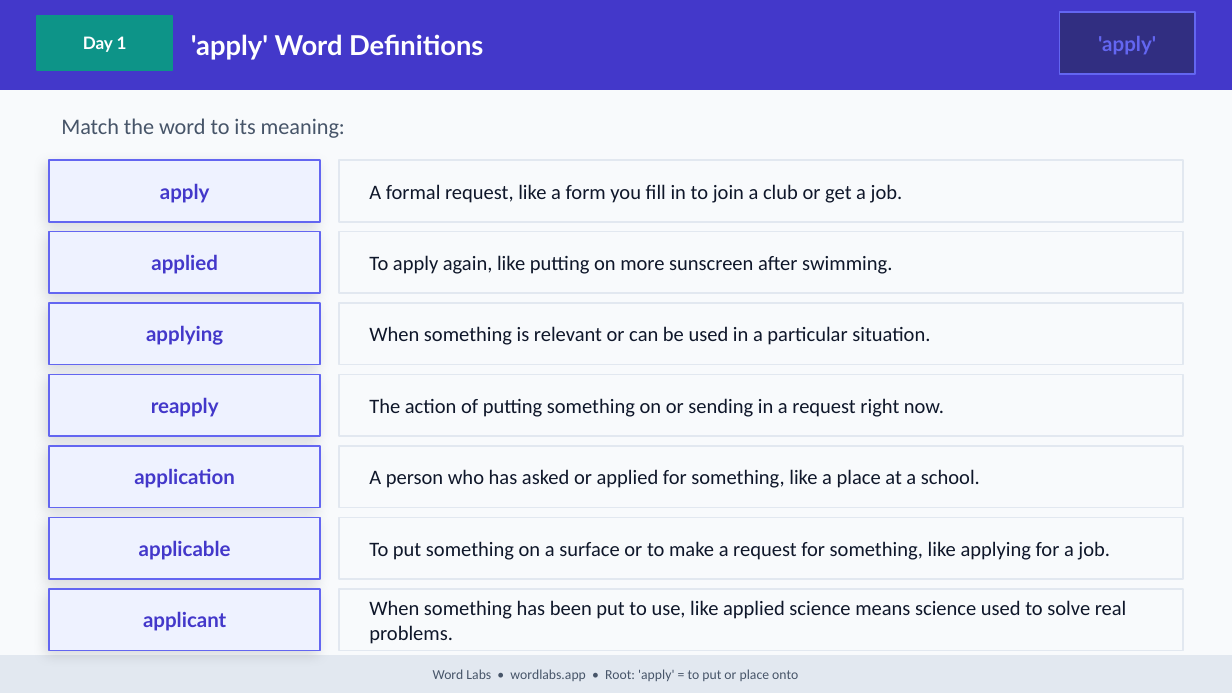
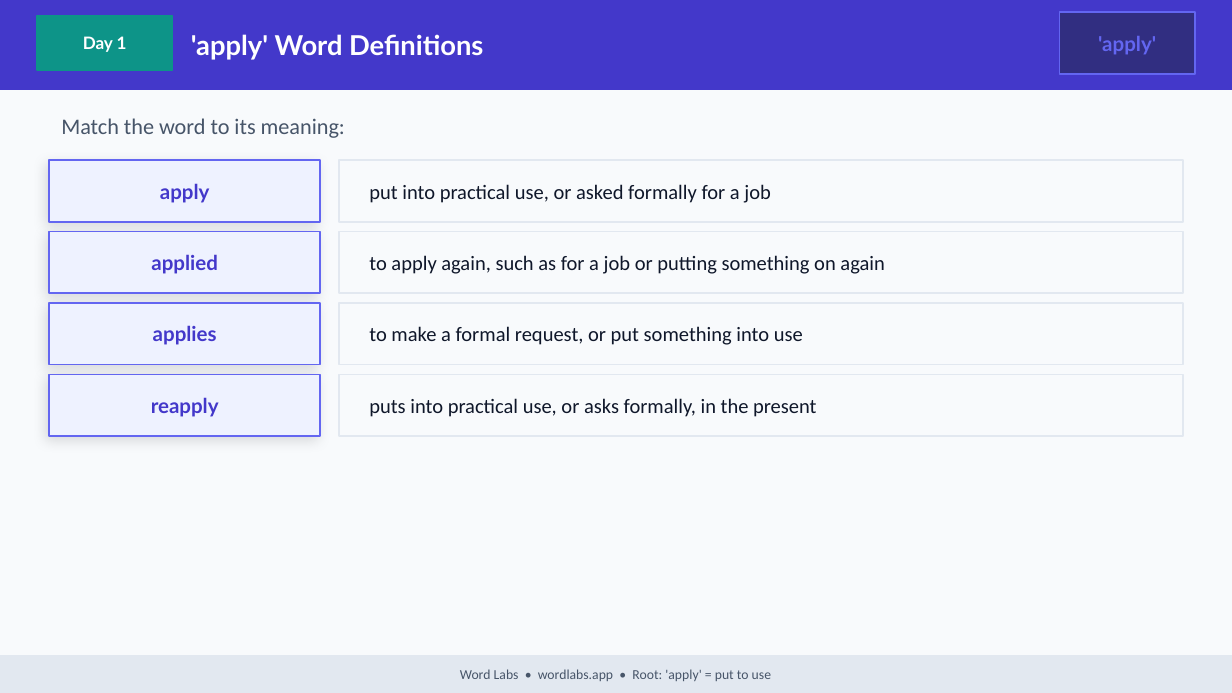
Before and after one commit to NickD135/morphology-builder, a slide deck: slide 8 of output/wordlabs-apply-3day.pptx. Drawn at 1232x693 pixels with LibreOffice and Linux fonts; fonts in the diff are those of the drawing. Boxes give left, top, right and bottom in pixels: in the first picture for what was removed or moved away, otherwise in the second. Text is boxed around its words. In the diff, an @@ line names an element or a change of style, - is before the commit and + after.

```diff
--- a/output/wordlabs-apply-3day.pptx
+++ b/output/wordlabs-apply-3day.pptx
@@ text at <box>369,184,770,203</box>: text changed @@
-A formal request, like a form you fill in to join a club or get a job.
+put into practical use, or asked formally for a job
@@ text at <box>369,255,884,274</box>: text changed @@
-To apply again, like putting on more sunscreen after swimming.
+to apply again, such as for a job or putting something on again
@@ text at <box>153,325,217,345</box>: text changed @@
-applying
+applies
@@ text at <box>369,326,803,345</box>: text changed @@
-When something is relevant or can be used in a particular situation.
+to make a formal request, or put something into use
@@ text at <box>369,398,816,417</box>: text changed @@
-The action of putting something on or sending in a request right now.
+puts into practical use, or asks formally, in the present
@@ rectangle removed at <box>49,446,320,508</box> @@
@@ rectangle removed at <box>339,446,1183,508</box> @@
@@ text removed at <box>134,468,235,488</box> @@
-application
@@ text removed at <box>369,469,980,488</box> @@
-A person who has asked or applied for something, like a place at a school.
@@ rectangle removed at <box>49,517,320,579</box> @@
@@ rectangle removed at <box>339,517,1183,579</box> @@
@@ text removed at <box>139,540,231,560</box> @@
-applicable
@@ text removed at <box>369,541,1110,560</box> @@
-To put something on a surface or to make a request for something, like applying for a job.
@@ rectangle removed at <box>49,589,320,650</box> @@
@@ rectangle removed at <box>339,589,1183,650</box> @@
@@ text removed at <box>143,611,226,631</box> @@
-applicant
@@ text removed at <box>369,600,1127,644</box> @@
-When something has been put to use, like applied science means science used to solve real problems.
@@ text at <box>460,669,771,681</box>: text changed @@
-Word Labs • wordlabs.app • Root: 'apply' = to put or place onto
+Word Labs • wordlabs.app • Root: 'apply' = put to use
```
Also in this commit, not shown: 34 other slides changed, 4 other files.
